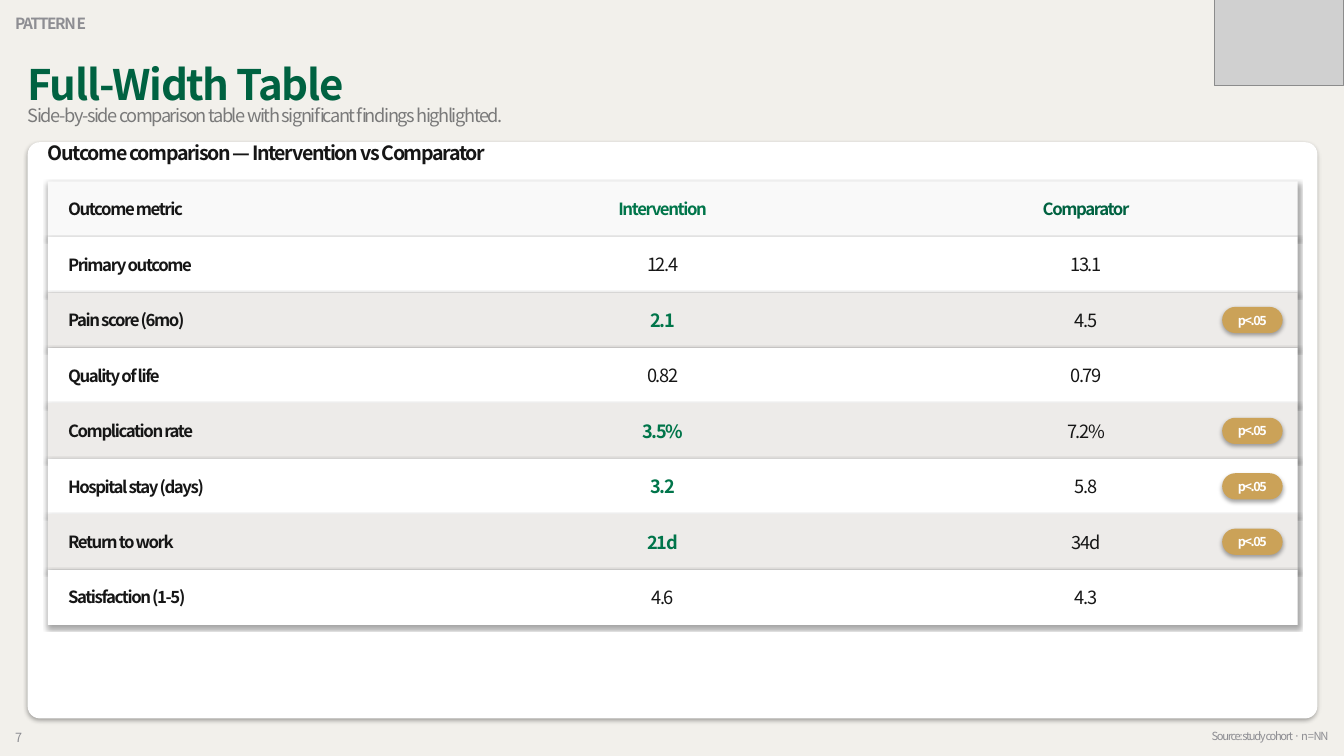
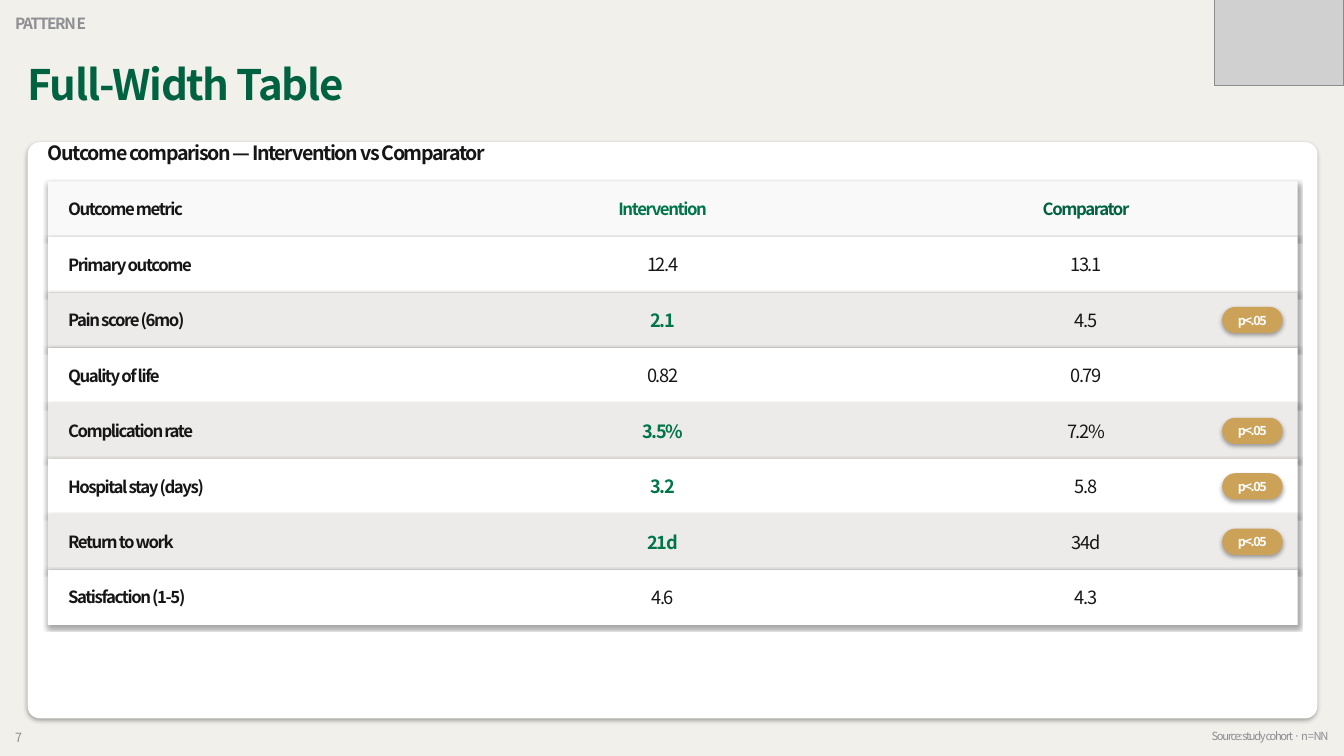
Before and after one commit to grotyx/medical-ppt-design, a slide deck: slide 7 of backbone_slides.pptx. Drawn at 1344x756 pixels with LibreOffice and Linux fonts; fonts in the diff are those of the drawing; grey boxes stand for pictures. Boxes give left, top, right and bottom in pixels: in the first picture for what was removed or moved away, otherwise in the second. Text is boxed around its words. In the diff, an @@ line names an element or a change of style, - is before the commit and + after.

```diff
--- a/backbone_slides.pptx
+++ b/backbone_slides.pptx
@@ text removed at box(28, 107, 502, 127) @@
-Side-by-side comparison table with significant findings highlighted.
```
Also in this commit, not shown: 8 other slides changed, 1 other file.
